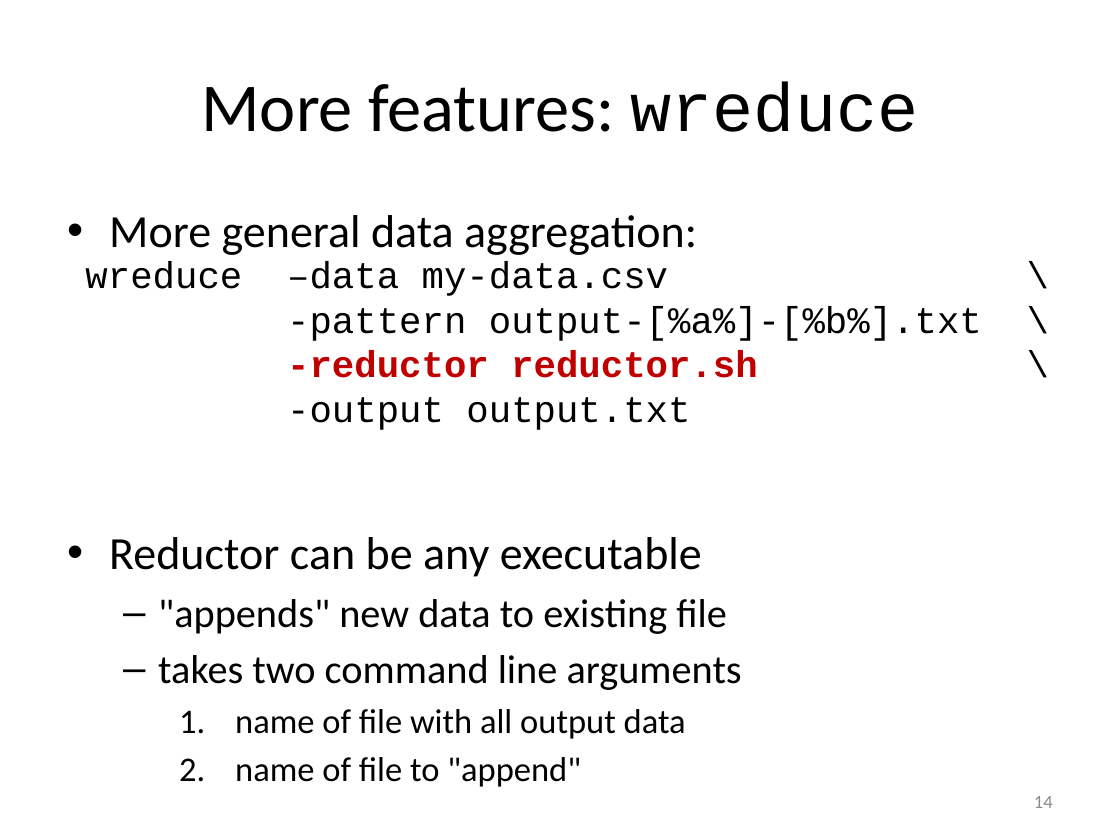
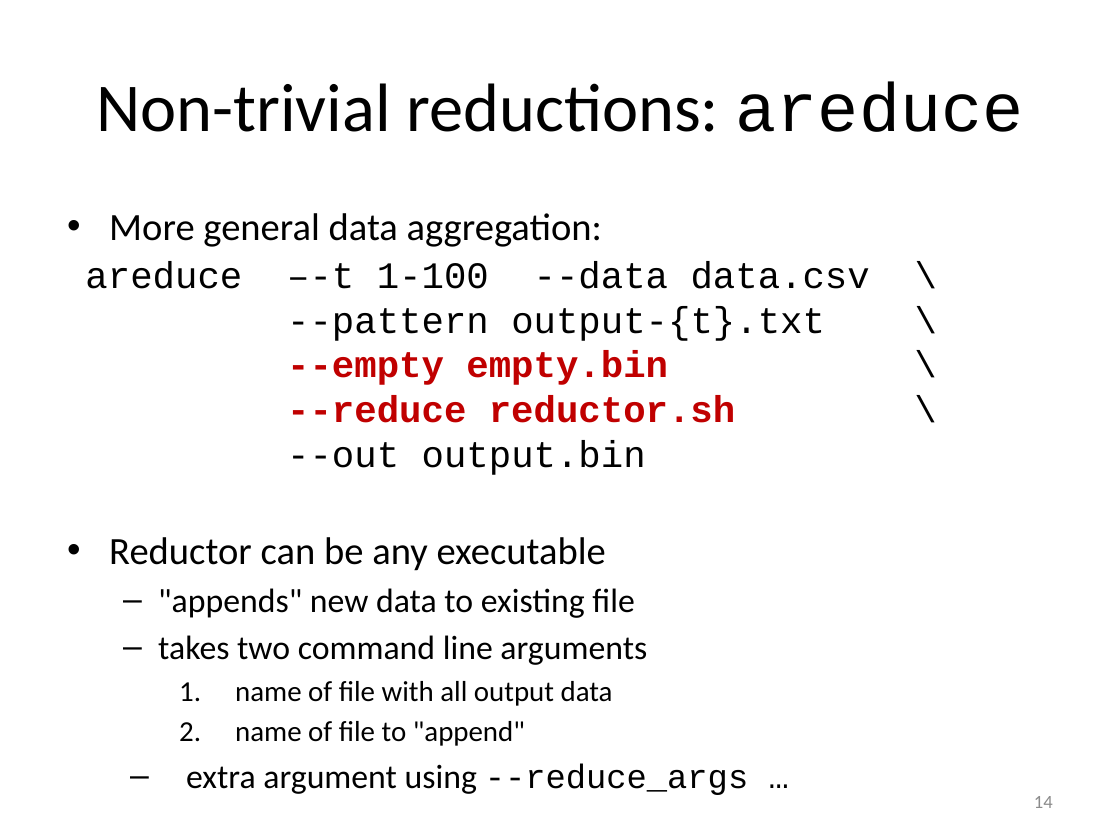
Before and after one commit to gjbex/atools, a slide deck: slide 14 of atools.pptx. Drawn at 1120x840 pixels with LibreOffice and Linux fonts; fonts in the diff are those of the drawing. Boxes give left, top, right and bottom in pixels: in the first picture for what was removed or moved away, otherwise in the second. Text is boxed around its words. In the diff, an @@ line names an element or a change of style, - is before the commit and + after.

```diff
--- a/atools.pptx
+++ b/atools.pptx
@@ title at (x1=96, y1=81, x2=1023, y2=132): text changed @@
-More features: wreduce
+Non-trivial reductions: areduce
@@ text at (x1=109, y1=213, x2=647, y2=746): size 29.6 to 24.8 pt in "More general data aggregation:", "Reductor can be any executable"; size 25.9 to 21.7 pt in ""appends" new data to existing file", "takes two command line arguments"; size 22.2 to 18.6 pt in "name of file with all output data", "name of file to "append"" @@
@@ text at (x1=85, y1=261, x2=870, y2=475): text changed @@
-wreduce –data my-data.csv \
--pattern output-[%a%]-[%b%].txt \
--reductor reductor.sh \
--output output.txt
+areduce –-t 1-100 --data data.csv \
+--pattern output-{t}.txt \
+--empty empty.bin \
+--reduce reductor.sh \
+--out output.bin
@@ text at (x1=186, y1=763, x2=748, y2=795): paragraph added @@
+  – extra argument using --reduce_args …
```
Also in this commit, not shown: 10 other slides changed, 1 slide added, 9 slides removed.
